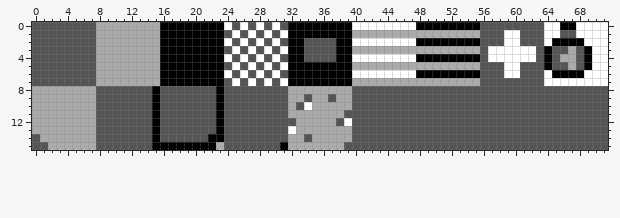
Edited in one commit: pixel-art file (assets/maps/tileset.aseprite). The picture above is the old version.
72x16 pixels, 1 frame.
The same view after the edit:
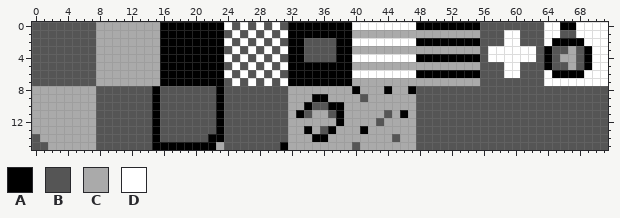
Palette (. is transparent): A #000000  B #555555  C #aaaaaa  D #ffffff
Diff:
@@ x 30..49 @@
  7 BDAAAAAAAACCCCCCCCCC
- 8 BBCCCCCCCCBBBBBBBBBB
- 9 BBCCBCCBCCBBBBBBBBBB
-10 BBCBDCCCCCBBBBBBBBBB
-11 BBCCCCCCCBBBBBBBBBBB
-12 BBBCCCCCBDBBBBBBBBBB
-13 BBDCCCCCCCBBBBBBBBBB
-14 BBCCBCCCCCBBBBBBBBBB
-15 BACCCCCCCBBBBBBBBBBB
+ 8 BBCCCCCCCCACCCACCABB
+ 9 BBCCCAACCCCBCCCCCCBB
+10 BBCCABBAACCCCCCCCCBB
+11 BBCABCCBACCCCCBCACBB
+12 BBCCCCCCACCCCBCCCCBB
+13 BBCCACBACCCACCCCCCBB
+14 BBCCCAACCCCCCCCBCCBB
+15 BACCCCCCCCBCCCCCCCBB
Where, in picture pixels (left, top, right, bottom), the same in both pictures:
changed: (288, 86, 416, 150)
